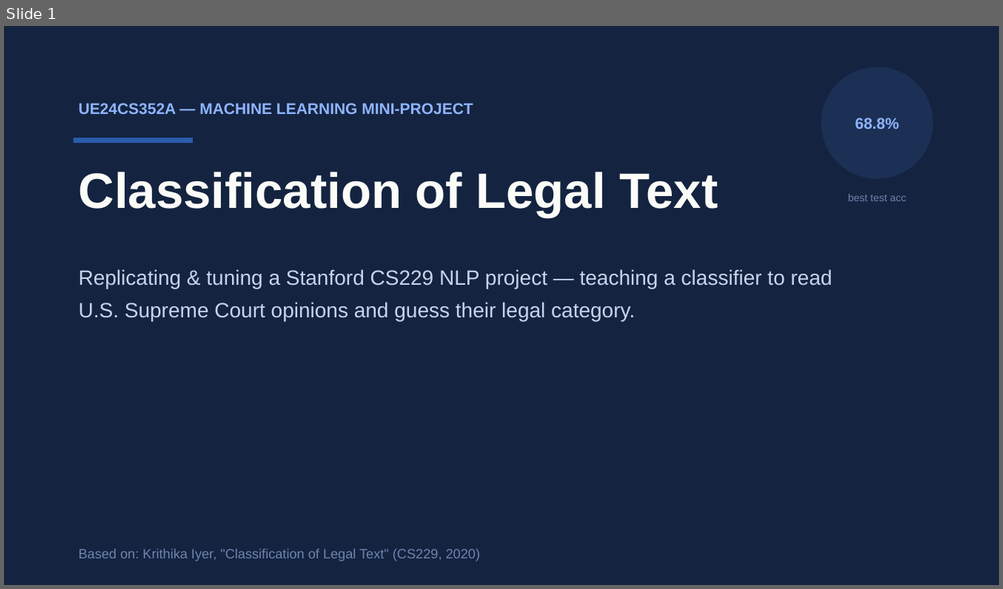
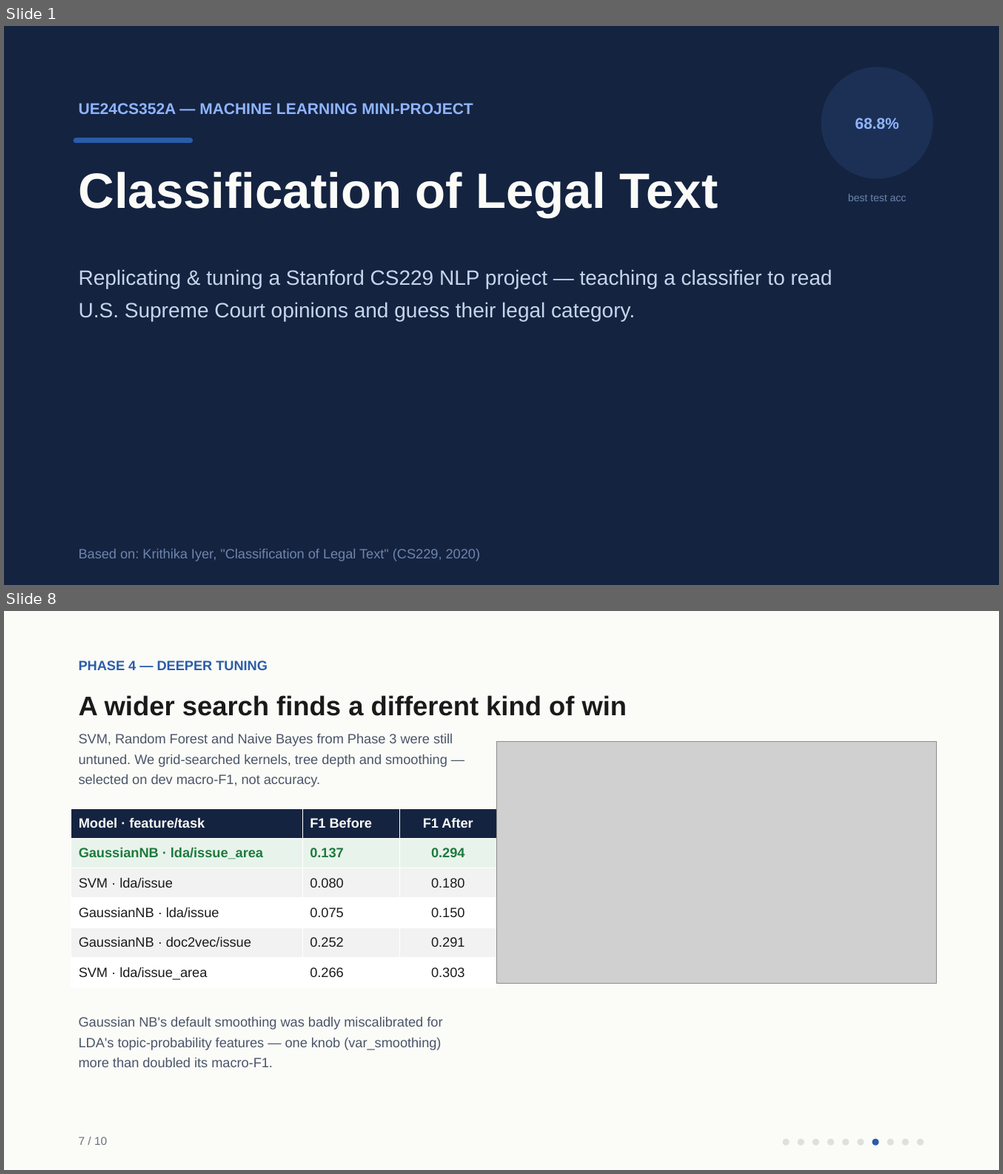
Before and after one commit to amogh-herle/ML-MINI-PROJECT, a slide deck: report/slides.pptx. Shown one above the other, each under a label of ours: slide 1 before the commit, slides 1 and 8 after it; the slides between them are not shown. The pictures are 1003x589 and 1003x1174 pixels, drawn with LibreOffice and Linux fonts; fonts in the diff are those of the drawing; grey boxes stand for pictures. Boxes give left, top, right and bottom in pixels: in the first picture for what was removed or moved away, otherwise in the second. Text is boxed around its words. In the diff, an @@ line names an element or a change of style, - is before the commit and + after.

Commit message:
Redesign slide deck: rounded cards, page-dot nav, new Phase 4 slide
Design overhaul (10 content slides -> 10, now 11 total w/ new Phase 4):
- Cards switched from flat rectangles to rounded rectangles with a left
  accent pill instead of a top strip -- softer, more modern look
- Replaced plain 'N / 9' footer text with a page-dot progress indicator
  (small dot row, current page filled in accent color) on every slide
- Centralized layout constants (MARGIN, TITLE_TOP, EYEBROW_TOP) so every
  slide's title/eyebrow sits at the exact same position -- was drifting
  slide to slide before

New content (from the merged Phase 4 PR):
- results/figures/phase4_tuning_gains.png: grouped bar, before/after
  macro-F1 for the 5 biggest Phase 4 gains
- new slide 'Phase 4 -- Deeper Tuning': table + chart, headlined by
  Gaussian NB's var_smoothing fix (macro-F1 0.137 -> 0.294 on LDA/issue_area,
  more than doubled)
- Conclusions updated with a Phase 4 bullet, BERT limitation restored
  (was dropped by mistake in the previous version)

Caught and fixed during review: text overflow behind the Phase 4 table,
duplicate/ambiguous row labels (two different tasks both showing as
'GaussianNB / lda'), and a footer/GitHub-link text collision on the last
slide -- all verified fixed via rendered PDF before committing.

```diff
--- a/report/slides.pptx
+++ b/report/slides.pptx
@@ slide 8 added at (x1=4, y1=611, x2=999, y2=1170), background #FFFFFF @@
@@ rectangle added at (x1=4, y1=611, x2=999, y2=1170), fill #FBFBF8 @@
@@ text added at (x1=79, y1=661, x2=267, y2=670), 13 pt, text #2A5CAA, bold @@
+PHASE 4 — DEEPER TUNING
@@ text added at (x1=79, y1=695, x2=627, y2=716), 26 pt, text #1A1A1A, bold @@
+A wider search finds a different kind of win
@@ text added at (x1=79, y1=734, x2=452, y2=787), 13 pt, text #4A5568 @@
+SVM, Random Forest and Naive Bayes from Phase 3 were still untuned. We grid-searched kernels, tree depth and smoothing — selected on dev macro-F1, not accuracy.
@@ picture added at (x1=496, y1=741, x2=936, y2=984) @@
@@ table added at (x1=71, y1=809, x2=496, y2=988), 6 rows, 3 columns @@
+Model · feature/task | F1 Before | F1 After
+GaussianNB · lda/issue_area | 0.137 | 0.294
+SVM · lda/issue | 0.080 | 0.180
+GaussianNB · lda/issue | 0.075 | 0.150
+GaussianNB · doc2vec/issue | 0.252 | 0.291
+SVM · lda/issue_area | 0.266 | 0.303
@@ text added at (x1=79, y1=1017, x2=442, y2=1068), 13 pt, text #4A5568 @@
+Gaussian NB's default smoothing was badly miscalibrated for LDA's topic-probability features — one knob (var_smoothing) more than doubled its macro-F1.
@@ text added at (x1=79, y1=1137, x2=107, y2=1145), 11 pt, text #6A7179 @@
+7 / 10
@@ ellipse added at (x1=782, y1=1139, x2=789, y2=1146), fill #DDE1DC @@
@@ ellipse added at (x1=797, y1=1139, x2=804, y2=1146), fill #DDE1DC @@
@@ ellipse added at (x1=812, y1=1139, x2=819, y2=1146), fill #DDE1DC @@
@@ ellipse added at (x1=827, y1=1139, x2=834, y2=1146), fill #DDE1DC @@
@@ ellipse added at (x1=842, y1=1139, x2=848, y2=1146), fill #DDE1DC @@
@@ ellipse added at (x1=856, y1=1139, x2=864, y2=1146), fill #DDE1DC @@
@@ ellipse added at (x1=872, y1=1139, x2=879, y2=1146), fill #2A5CAA @@
@@ ellipse added at (x1=887, y1=1139, x2=893, y2=1146), fill #DDE1DC @@
@@ ellipse added at (x1=902, y1=1139, x2=908, y2=1146), fill #DDE1DC @@
@@ ellipse added at (x1=916, y1=1139, x2=923, y2=1146), fill #DDE1DC @@
```
Also in this commit, not shown: 9 other slides changed, 3 other files.
